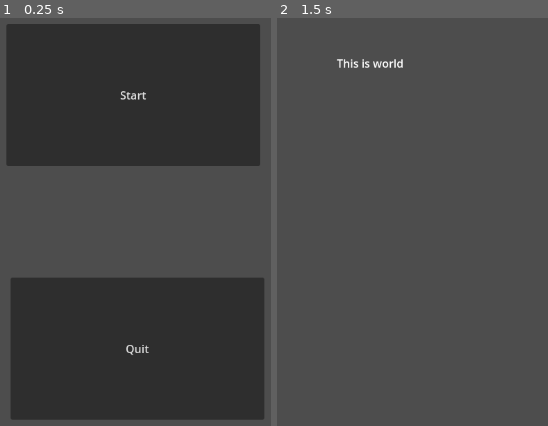
Above: before the commit, frames 1-2 (left to right).
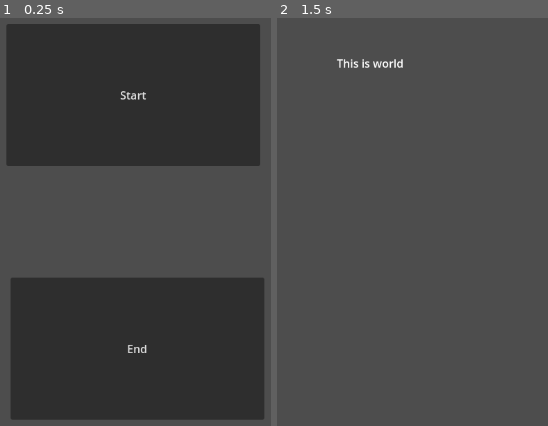
Above: after the commit, the same moments.

Repository: PatelSiddhManojkumar/Game
Game: Godot game, scene res://res.tscn
The game is run twice, just before and just after one commit, with the same random seed, the same clock (stepped at 60 frames per second) and the same inputs.
Inputs:
- Up to frame 1 (0.25 s): no input
- Up to frame 2 (1.5 s): click "Start" at 0.5 s; tap Enter at 1.25 s

The runs differ from the first frame. In frame 1, 0.1% of the frame differs, in the area x 46-55%, y 80-83%; in frame 2, nothing differs.

Commit message:
Changed the text

Diff:
--- a/res.tscn
+++ b/res.tscn
@@ -18,7 +18,7 @@
 offset_top = 379.0
 offset_right = 733.0
 offset_bottom = 584.0
-text = "Quit
+text = "End
 "
 
 [connection signal="pressed" from="Play" to="." method="_on_play_pressed"]
